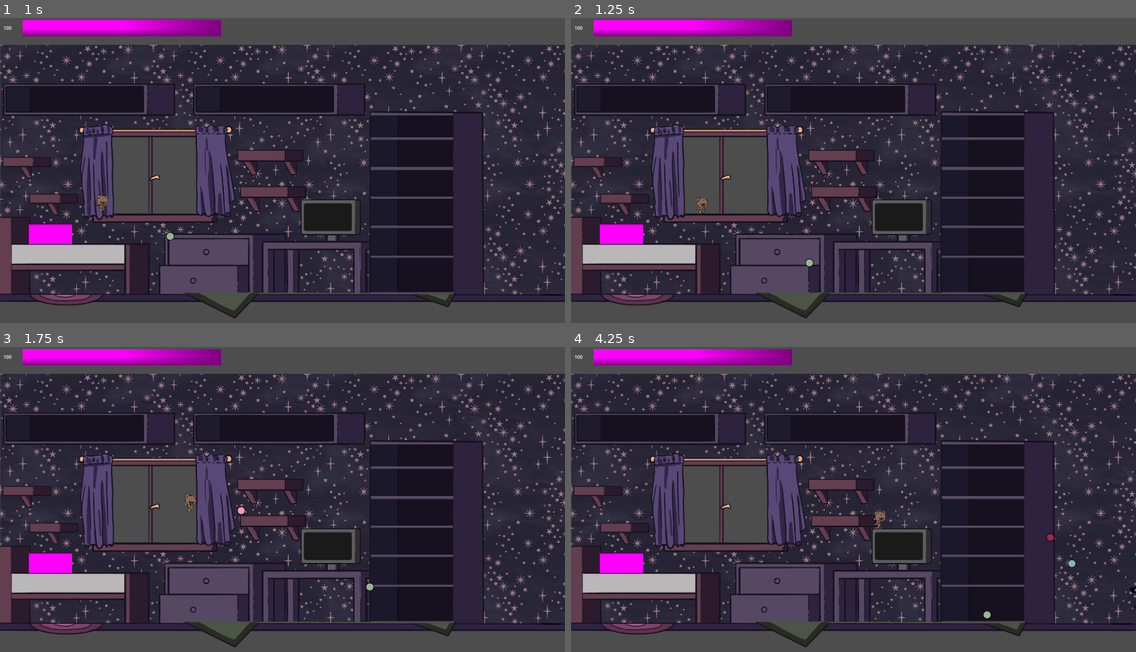
Above: before the commit, frames 1-4 (two rows, left to right).
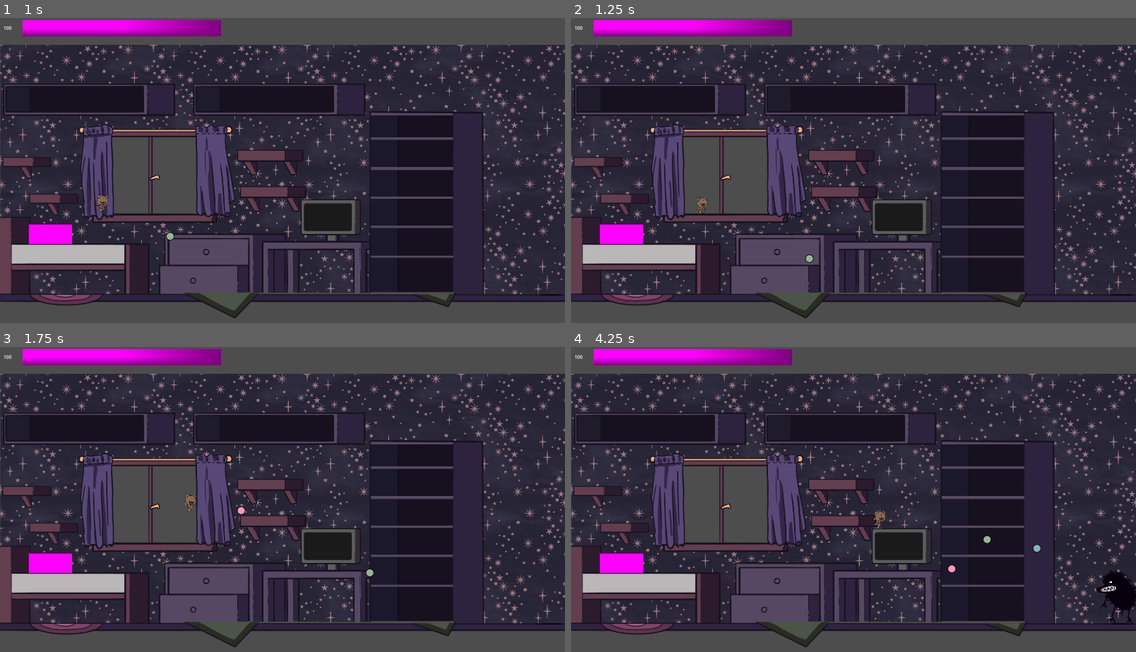
Above: after the commit, the same moments.

Repository: Karanval/CatStack
Game: Godot game, scene res://Scenes/TestScene/TestScene.tscn
The game is run twice, just before and just after one commit, with the same random seed, the same clock (stepped at 60 frames per second) and the same inputs.
Inputs (mouse positions are in pixels of both pictures, inside the frame that each line leads up to):
- Up to frame 1 (1 s): tap Enter at 0.5 s; move the mouse to (406, 161) at 0.52 s; press the mouse at (406, 161) at 0.53 s; hold D (Right) from 0.53 s (still down); tap Space (Jump) at 0.77 s
- Up to frame 2 (1.25 s): keep holding D (Right)
- Up to frame 3 (1.75 s): keep holding D (Right); move the mouse to (169, 520) at 1.27 s; release the mouse at (169, 520) at 1.28 s; click (169, 520) at 1.35 s; tap Space (Jump) at 1.52 s
- Up to frame 4 (4.25 s): move the mouse to (910, 435) at 2.02 s; release D (Right) at 2.03 s; press the mouse at (910, 435) at 2.03 s; hold A (Left) 2.03-2.78 s; move the mouse to (825, 569) at 2.77 s; release the mouse at (825, 569) at 2.78 s; hold D (Right) from 2.78 s (still down); click (825, 569) at 2.85 s; tap Space (Jump) at 3.02, 3.77 s; move the mouse to (1023, 554) at 3.52 s; press the mouse at (1023, 554) at 3.53 s

Frame 1 is identical in both runs. In frame 2, less than 0.1% of the frame differs, in the area x 41-43%, y 77-82%; in frame 3, less than 0.1%; in frame 4, 0.8%, in the area x 66-100%, y 61-91%.

Commit message:
Improved ball physics and collisions

Diff:
--- a/Scenes/Bullet/GravityBullet.gd
+++ b/Scenes/Bullet/GravityBullet.gd
@@ -24,9 +24,10 @@
 	var monster := body as BaseMonster
 	if not monster:
 		return
-	set_collision_mask_value(3, false)
+	set_collision_mask_value(4, false)
+
 	monster.take_damage(DAMAGE)
-	emit_signal("damage_inflicted", body, DAMAGE)
+	print("Hit a monster")
 
 func _on_destroy_timer_timeout() -> void:
 	call_deferred("queue_free")
--- a/Scenes/Bullet/GravityBullet.tscn
+++ b/Scenes/Bullet/GravityBullet.tscn
@@ -13,7 +13,7 @@
 
 [node name="GravityBullet" type="RigidBody2D"]
 collision_layer = 16
-collision_mask = 21
+collision_mask = 53
 mass = 0.1
 physics_material_override = SubResource("PhysicsMaterial_1beoe")
 script = ExtResource("1_1beoe")
--- a/Scenes/Monsters/BasicMonster.tscn
+++ b/Scenes/Monsters/BasicMonster.tscn
@@ -10,6 +10,7 @@
 [node name="BasicMonster" type="RigidBody2D" groups=["monsters"]]
 collision_layer = 4
 collision_mask = 17
+mass = 50.0
 lock_rotation = true
 script = ExtResource("1_uvs0d")
 
--- a/Scenes/Monsters/GhostMonster.tscn
+++ b/Scenes/Monsters/GhostMonster.tscn
@@ -10,6 +10,7 @@
 [node name="GhostMonster" type="RigidBody2D" groups=["monsters"]]
 collision_layer = 4
 collision_mask = 16
+mass = 50.0
 gravity_scale = 0.0
 lock_rotation = true
 script = ExtResource("1_ltl8p")
--- a/Scenes/Room.tscn
+++ b/Scenes/Room.tscn
@@ -27,7 +27,6 @@
 size = Vector2(207, 8)
 
 [sub_resource type="PhysicsMaterial" id="PhysicsMaterial_7gm67"]
-friction = 0.0
 
 [sub_resource type="RectangleShape2D" id="RectangleShape2D_xebr5"]
 size = Vector2(2630, 27)
